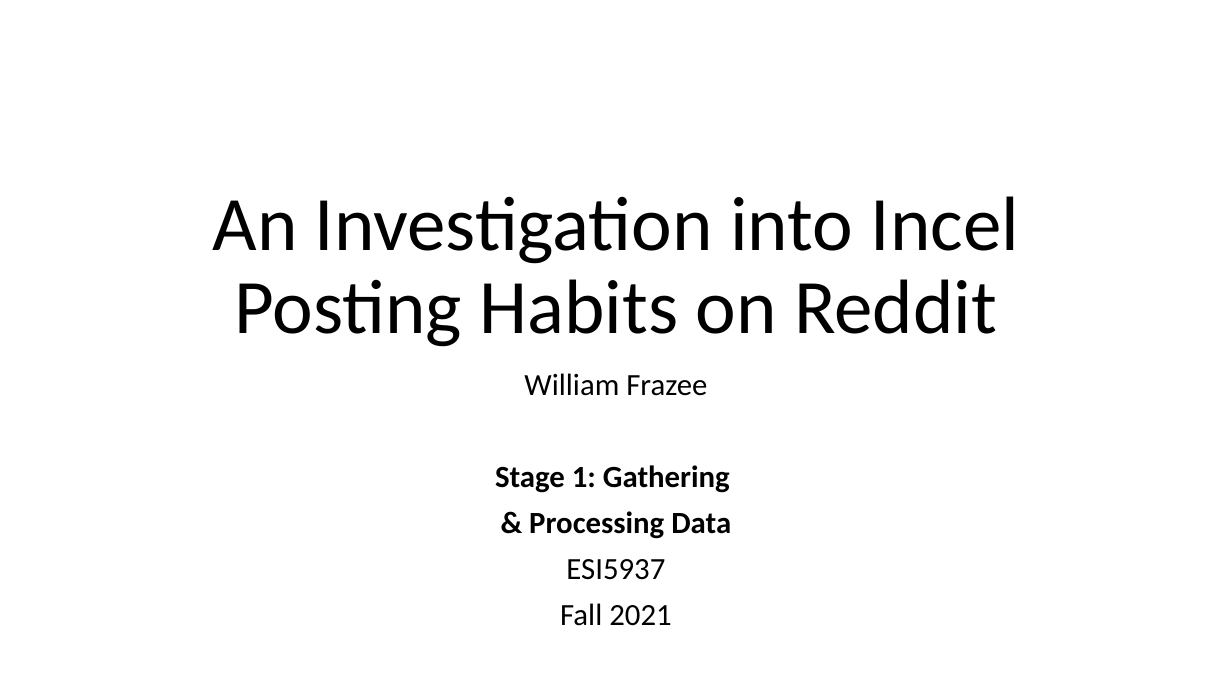
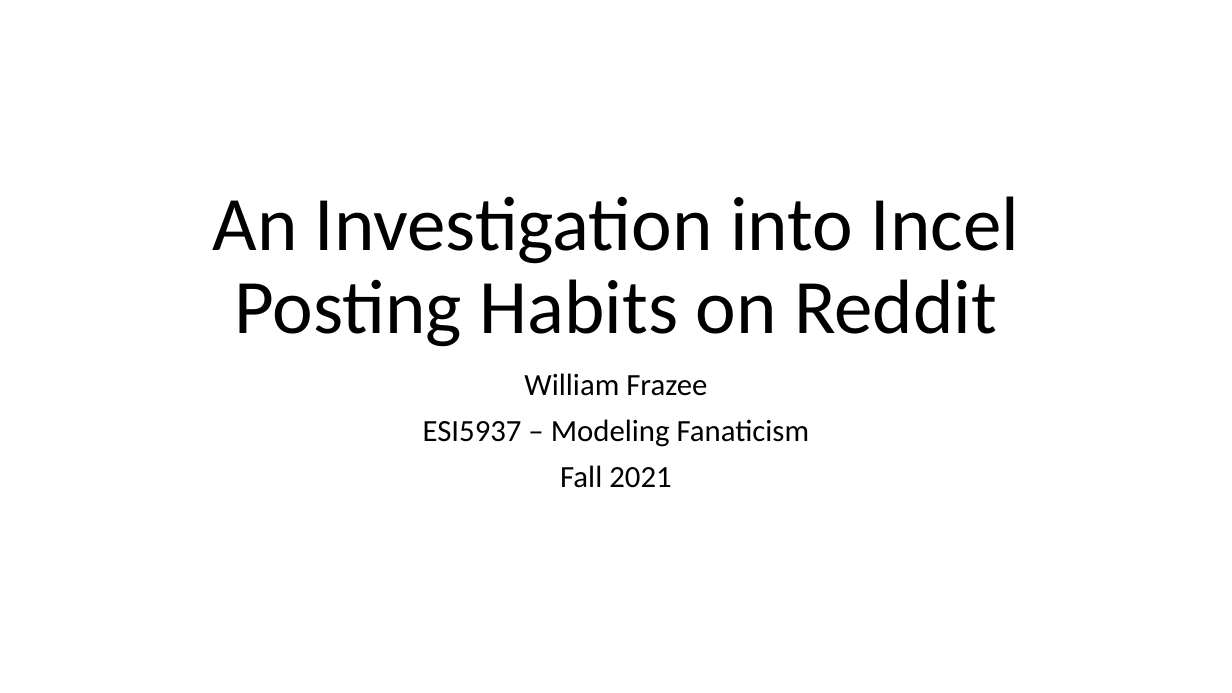
Before and after one commit to Spyrix/RedditUserClassification, a slide deck: slide 1 of Project_Presentation.pptx. Drawn at 1232x693 pixels with LibreOffice and Linux fonts; fonts in the diff are those of the drawing. Boxes give left, top, right and bottom in pixels: in the first picture for what was removed or moved away, otherwise in the second. Text is boxed around its words. In the diff, an @@ line names an element or a change of style, - is before the commit and + after.

```diff
--- a/Project_Presentation.pptx
+++ b/Project_Presentation.pptx
@@ subtitle at (423,419,810,447): text changed; bold off @@
-Stage 1: Gathering
-& Processing Data
-ESI5937
+ESI5937 – Modeling Fanaticism
```
Also in this commit, not shown: 9 other slides changed, 6 slides added, 4 slides removed, 3 other files.
